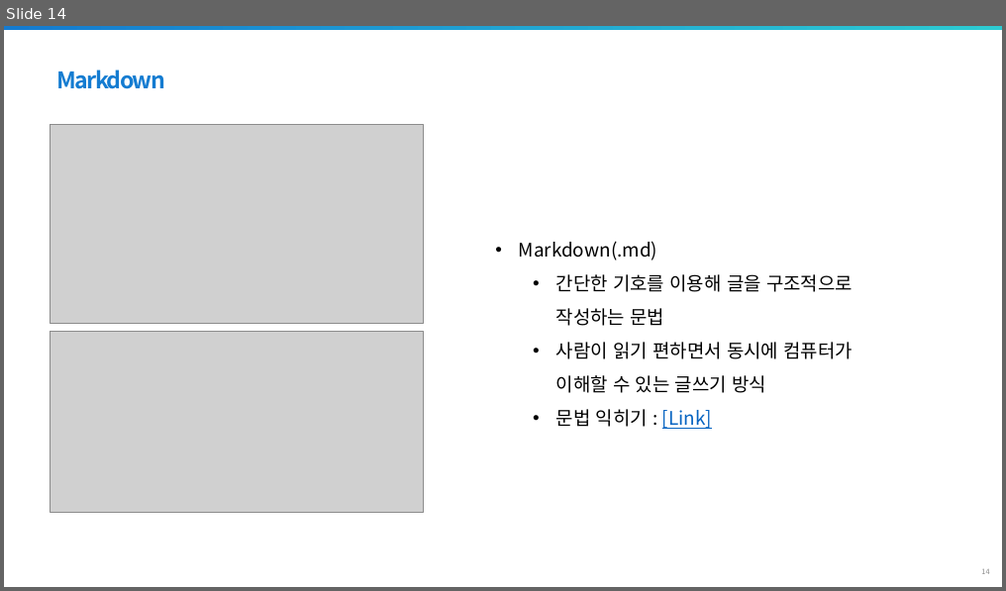
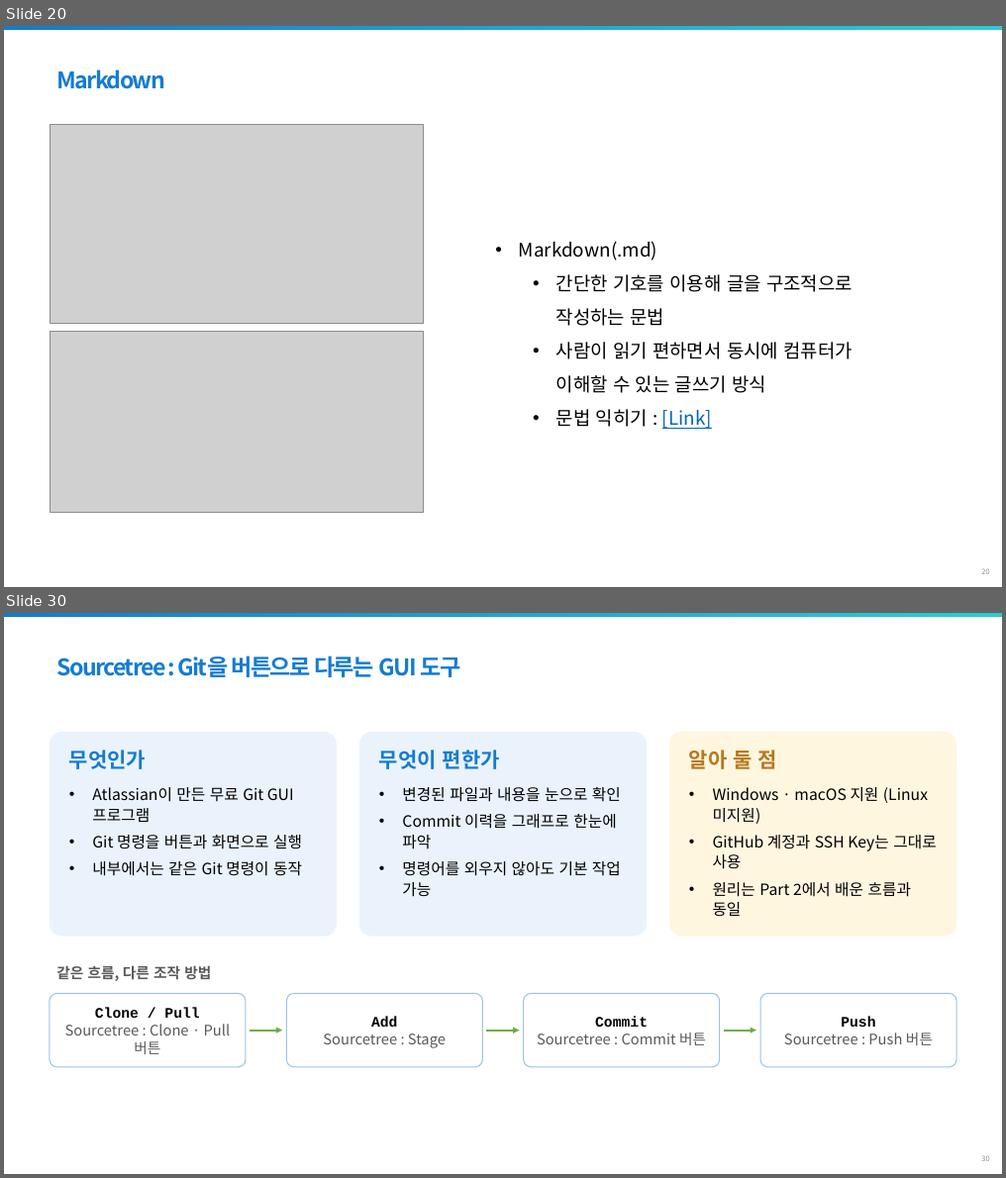
Before and after one commit to jaewoojun070225/gachon2026, a slide deck: 학습파일/SoC100_3.pptx. Shown one above the other, each under a label of ours: slide 14 before the commit, slides 20 and 30 after it; the slides between them are not shown. The pictures are 1006x591 and 1006x1178 pixels, drawn with LibreOffice and Linux fonts; fonts in the diff are those of the drawing; grey boxes stand for pictures; background and template pictures are left out. Boxes give left, top, right and bottom in pixels: in the first picture for what was removed or moved away, otherwise in the second. Text is boxed around its words. In the diff, an @@ line names an element or a change of style, - is before the commit and + after.

Commit message:
학습파일 누락되어 수정

```diff
--- a/학습파일/SoC100_3.pptx
+++ b/학습파일/SoC100_3.pptx
@@ slide 30 added at bbox=[4, 613, 1002, 1174], background #FFFFFF; not listed: 2 template elements that a slide beside it also shows @@
@@ text added at bbox=[57, 656, 460, 677], 22 pt, text #147CD1, bold @@
+Sourcetree : Git을 버튼으로 다루는 GUI 도구
@@ rounded rectangle added at bbox=[50, 732, 338, 937], fill #EAF3FB @@
@@ text added at bbox=[69, 750, 302, 876], 15 pt, text #000000 @@
+무엇인가
+• Atlassian이 만든 무료 Git GUI 프로그램
+• Git 명령을 버튼과 화면으로 실행
+• 내부에서는 같은 Git 명령이 동작
@@ rounded rectangle added at bbox=[359, 732, 648, 937], fill #EAF3FB @@
@@ text added at bbox=[379, 750, 621, 897], 15 pt, text #000000 @@
+무엇이 편한가
+• 변경된 파일과 내용을 눈으로 확인
+• Commit 이력을 그래프로 한눈에 파악
+• 명령어를 외우지 않아도 기본 작업 가능
@@ rounded rectangle added at bbox=[669, 732, 957, 937], fill #FFF6E0 @@
@@ text added at bbox=[689, 748, 936, 917], 15 pt, text #000000 @@
+알아 둘 점
+• Windows · macOS 지원 (Linux 미지원)
+• GitHub 계정과 SSH Key는 그대로 사용
+• 원리는 Part 2에서 배운 흐름과 동일
@@ text added at bbox=[56, 965, 211, 981], 14 pt, text #595959, bold @@
+같은 흐름, 다른 조작 방법
@@ rounded rectangle added at bbox=[50, 994, 246, 1067], fill #FFFFFF, outline #9DC3E6 1 pt, 14 pt, text #595959 @@
+Clone / Pull
+Sourcetree : Clone · Pull 버튼
@@ rounded rectangle added at bbox=[286, 994, 482, 1067], fill #FFFFFF, outline #9DC3E6 1 pt, 14 pt, text #595959 @@
+Add
+Sourcetree : Stage
@@ rounded rectangle added at bbox=[524, 994, 720, 1067], fill #FFFFFF, outline #9DC3E6 1 pt, 14 pt, text #595959 @@
+Commit
+Sourcetree : Commit 버튼
@@ rounded rectangle added at bbox=[761, 994, 957, 1067], fill #FFFFFF, outline #9DC3E6 1 pt, 14 pt, text #595959 @@
+Push
+Sourcetree : Push 버튼
@@ arrow added from (250, 1031) to (282, 1031), #70AD47 2 pt @@
@@ arrow added from (487, 1031) to (520, 1031), #70AD47 2 pt @@
@@ arrow added from (724, 1031) to (756, 1031), #70AD47 2 pt @@
@@ what was slide 14 is now slide 20 @@
```
Also in this commit, not shown: 11 slides changed, 21 other slides added, 2 other files.
